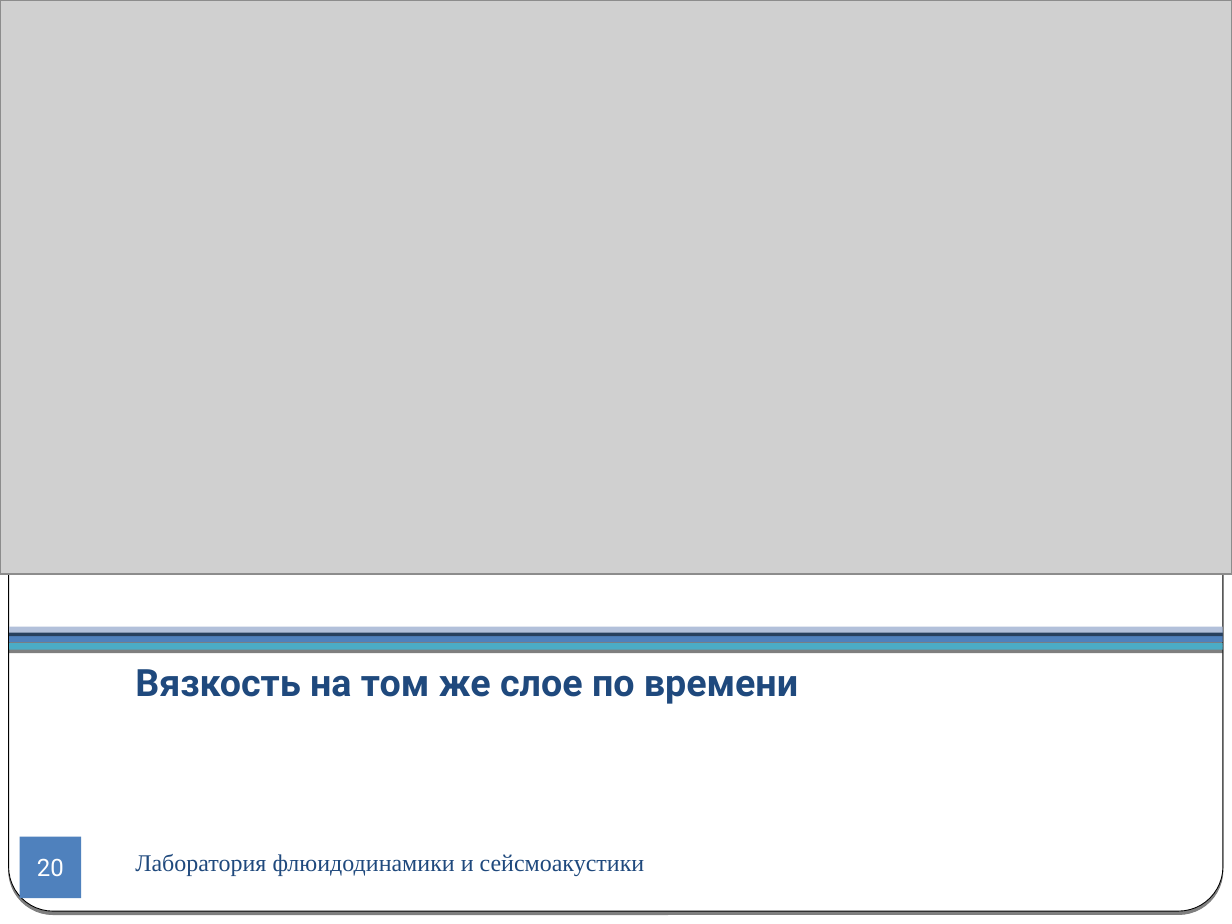
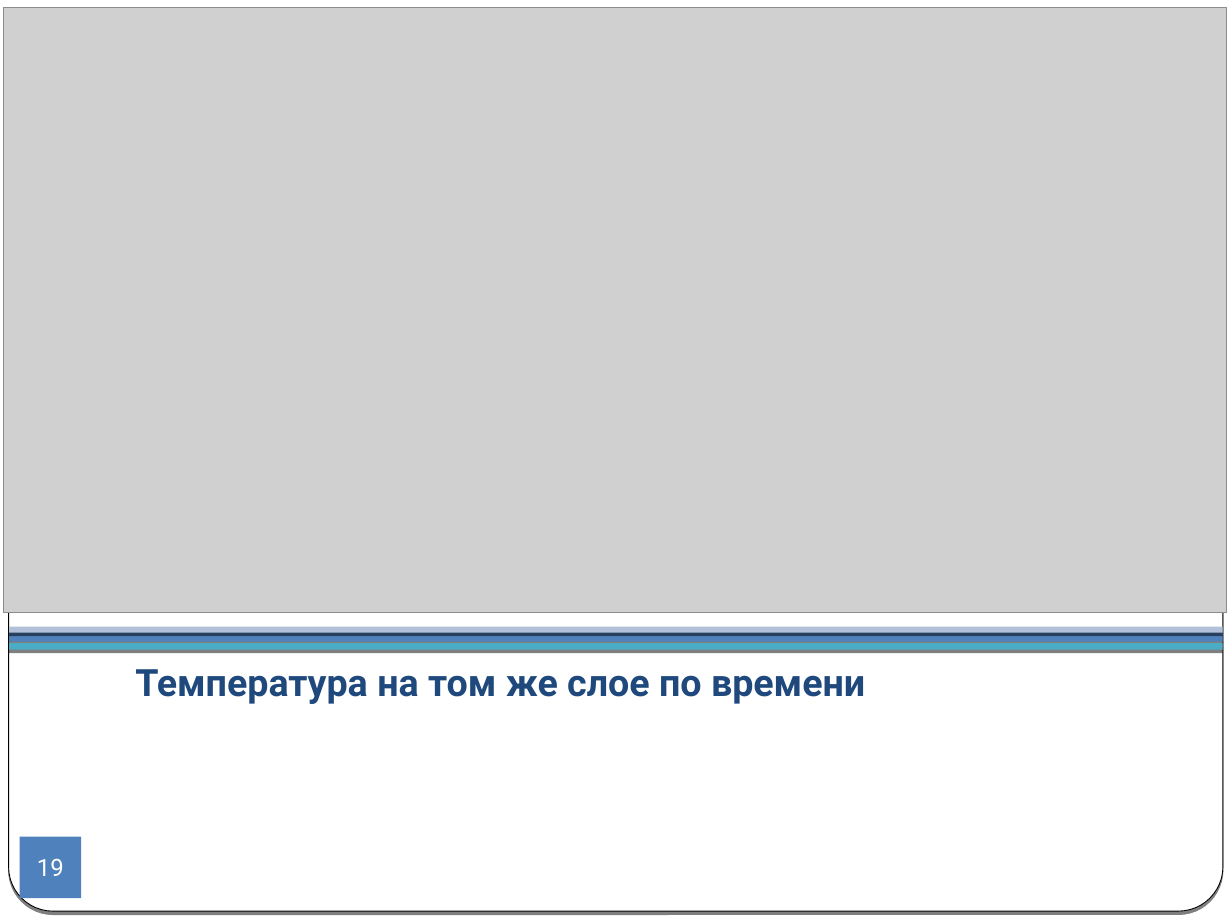
Before and after one commit to CompMathGroup/sagd, a slide deck: slide 19 of doc/Presentation.odp (slide 20 before the commit). Drawn at 1232x924 pixels with LibreOffice and Linux fonts; fonts in the diff are those of the drawing; grey boxes stand for pictures. Boxes give left, top, right and bottom in pixels: in the first picture for what was removed or moved away, otherwise in the second. Text is boxed around its words. In the diff, an @@ line names an element or a change of style, - is before the commit and + after.

```diff
--- a/doc/Presentation.odp
+++ b/doc/Presentation.odp
@@ picture: place and size @@
-picture at box(0, 0, 1232, 574)
+picture at box(4, 7, 1226, 612)
@@ title at box(135, 669, 865, 704): text changed @@
-Вязкость на том же слое по времени
+Температура на том же слое по времени
@@ page number at box(37, 858, 64, 876): text changed @@
-20
+19
@@ text removed at box(135, 854, 645, 876) @@
-Лаборатория флюидодинамики и сейсмоакустики
```
Also in this commit, not shown: 18 other slides changed, 10 slides added, 7 slides removed, 3 other files.
